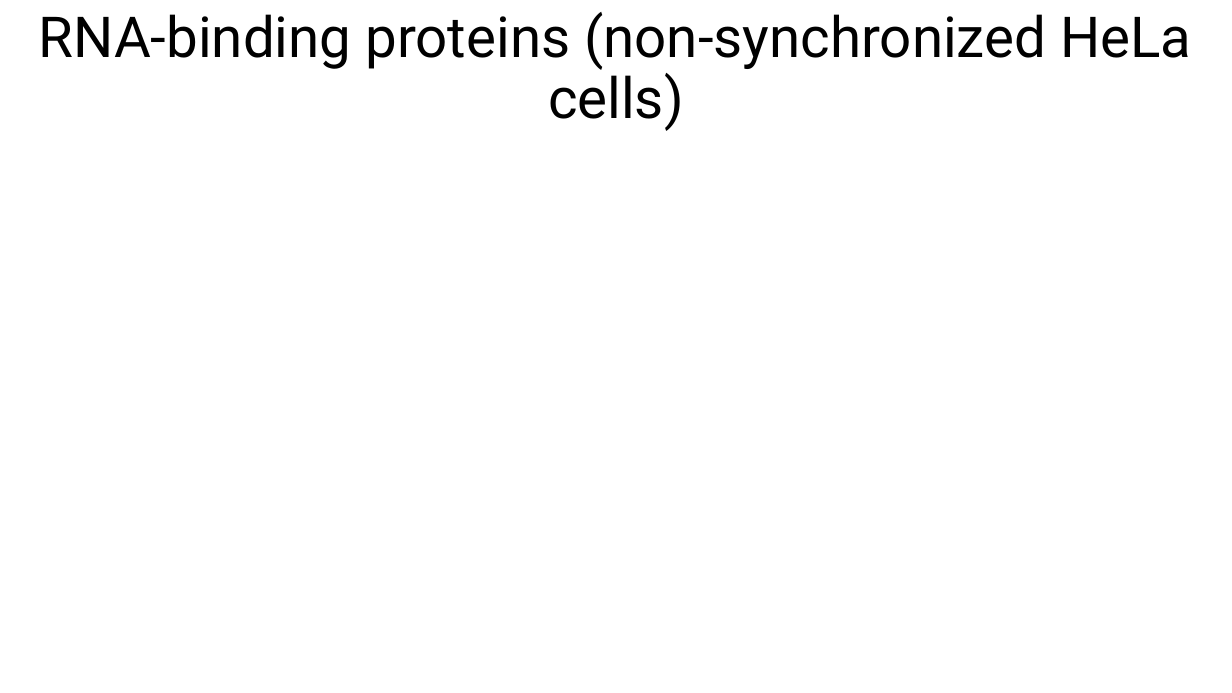
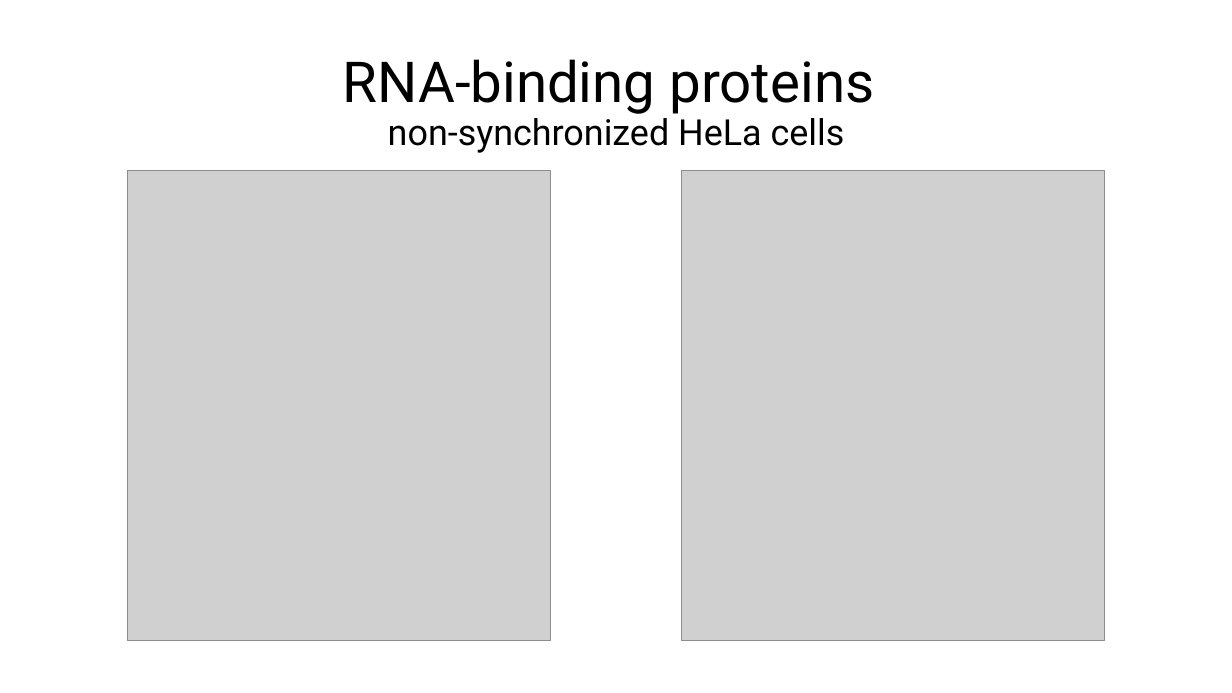
Before and after one commit to MichelaPozzi/2025-topic-03-group-01, a slide deck: slide 2 of Project Proposal Ben.pptx. Drawn at 1232x693 pixels with LibreOffice and Linux fonts; fonts in the diff are those of the drawing; grey boxes stand for pictures. Boxes give left, top, right and bottom in pixels: in the first picture for what was removed or moved away, otherwise in the second. Text is boxed around its words. In the diff, an @@ line names an element or a change of style, - is before the commit and + after.

```diff
--- a/Project Proposal Ben.pptx
+++ b/Project Proposal Ben.pptx
@@ title at (x1=343, y1=59, x2=875, y2=153): text changed; size 44 to 28 pt @@
-RNA-binding proteins (non-synchronized HeLa cells)
+RNA-binding proteins
+non-synchronized HeLa cells
@@ picture added at (x1=128, y1=171, x2=550, y2=640) @@
@@ picture added at (x1=682, y1=171, x2=1104, y2=640) @@
```
Also in this commit, not shown: 3 other slides changed, 6 slides added, 2 slides removed, 1 other file.
